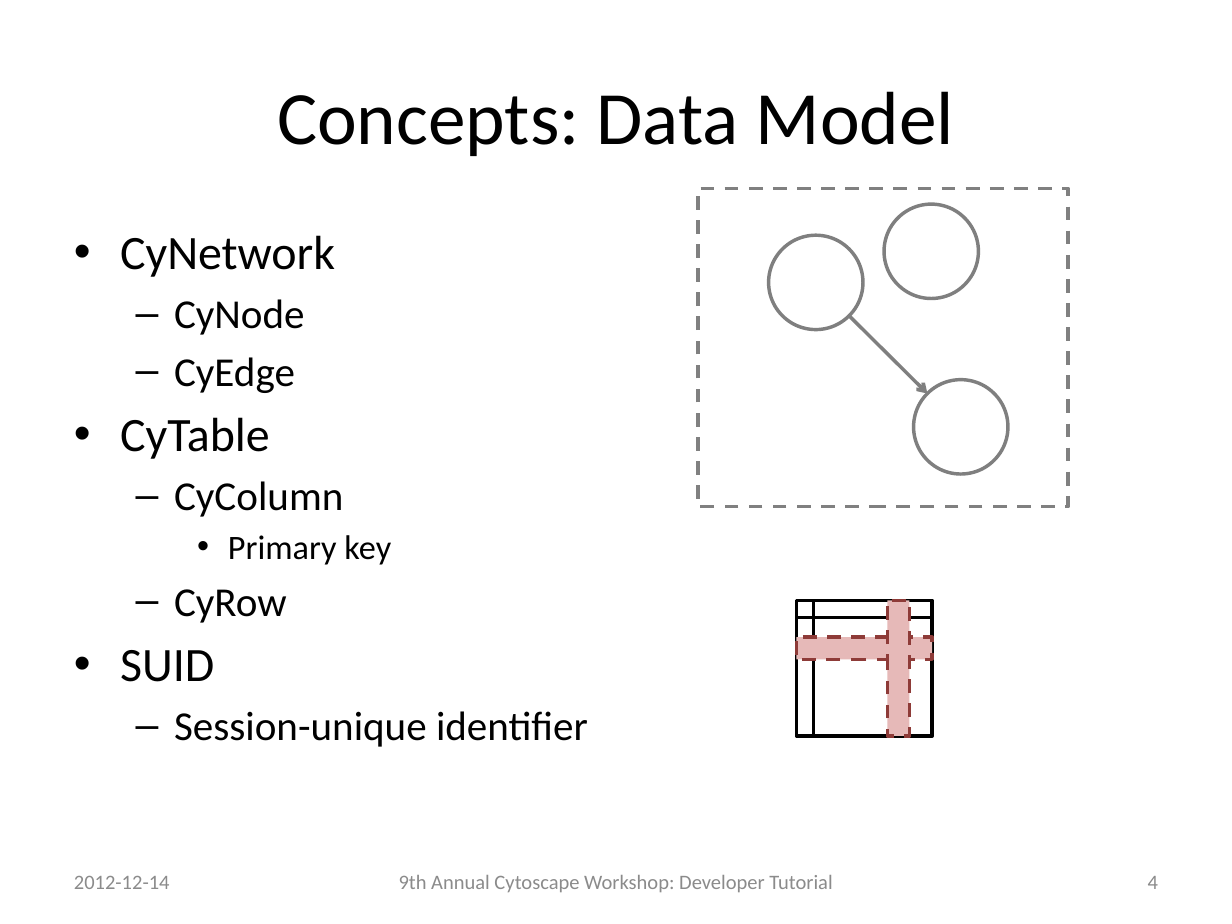
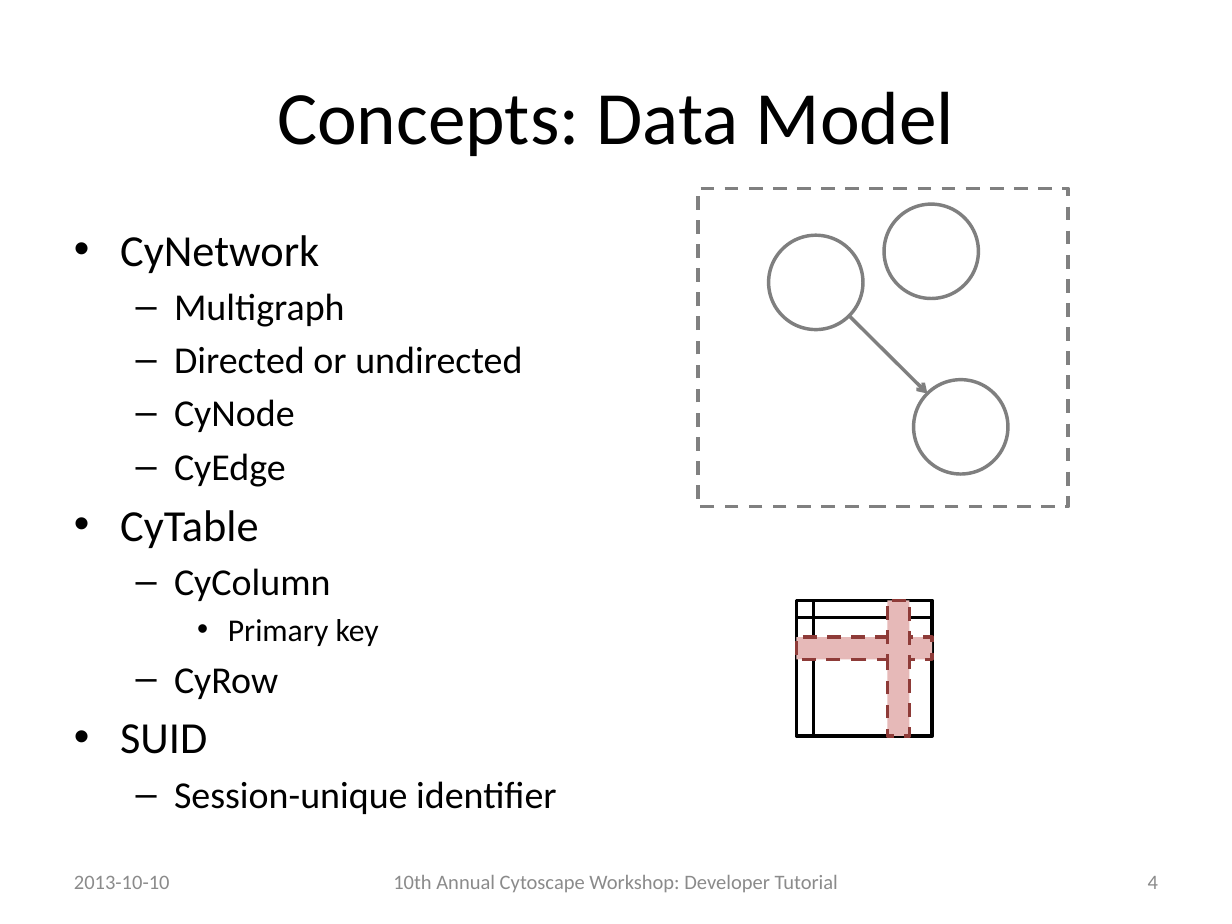
Before and after one commit to jrrmzz/cy3-dev-tutorial, a slide deck: slide 4 of slides.pptx. Drawn at 1232x924 pixels with LibreOffice and Linux fonts; fonts in the diff are those of the drawing. Boxes give left, top, right and bottom in pixels: in the first picture for what was removed or moved away, otherwise in the second. Text is boxed around its words. In the diff, an @@ line names an element or a change of style, - is before the commit and + after.

Commit message:
Updated tutorial materials for 2013 workshop/retreat

```diff
--- a/slides.pptx
+++ b/slides.pptx
@@ text at bbox=[120, 235, 556, 814]: size 28 to 25.9 pt in "CyNetwork", "CyTable", "SUID"; size 24 to 22.2 pt in "CyNode", "CyEdge", "CyColumn", "CyRow" and 1 more places; size 20 to 18.5 pt in "Primary key" @@
@@ text at bbox=[174, 293, 522, 374]: paragraphs added @@
+  – Multigraph
+  – Directed or undirected
@@ text at bbox=[74, 876, 170, 889]: text changed @@
-2012-12-14
+2013-10-10
@@ text at bbox=[393, 875, 838, 892]: text changed @@
-9th Annual Cytoscape Workshop: Developer Tutorial
+10th Annual Cytoscape Workshop: Developer Tutorial
```
Also in this commit, not shown: 38 other slides changed, 6 slides added, 2 other files.
